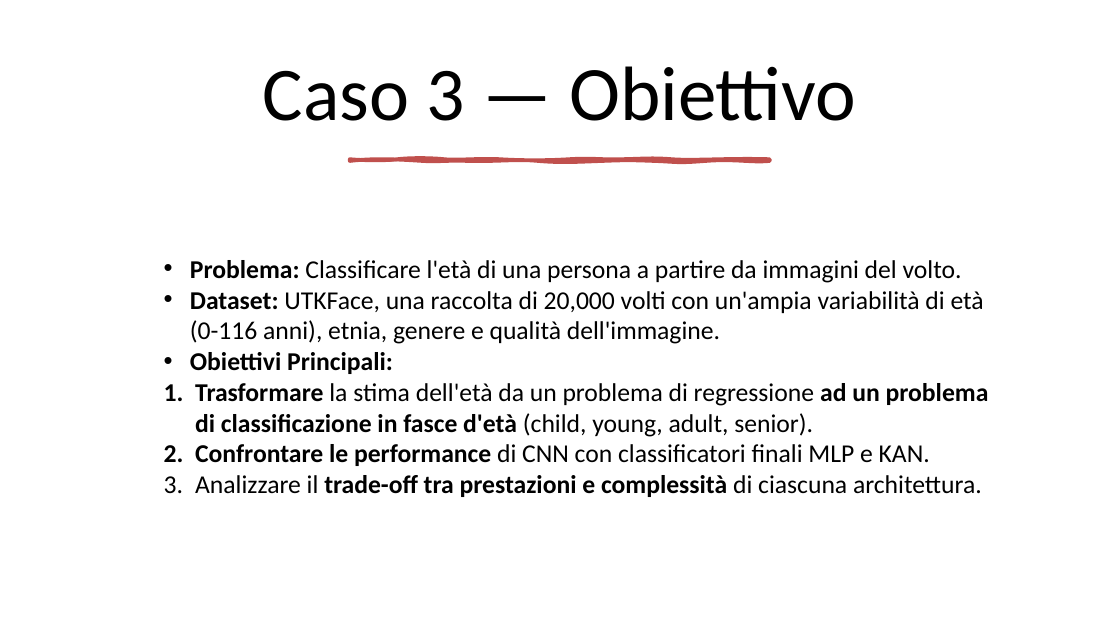
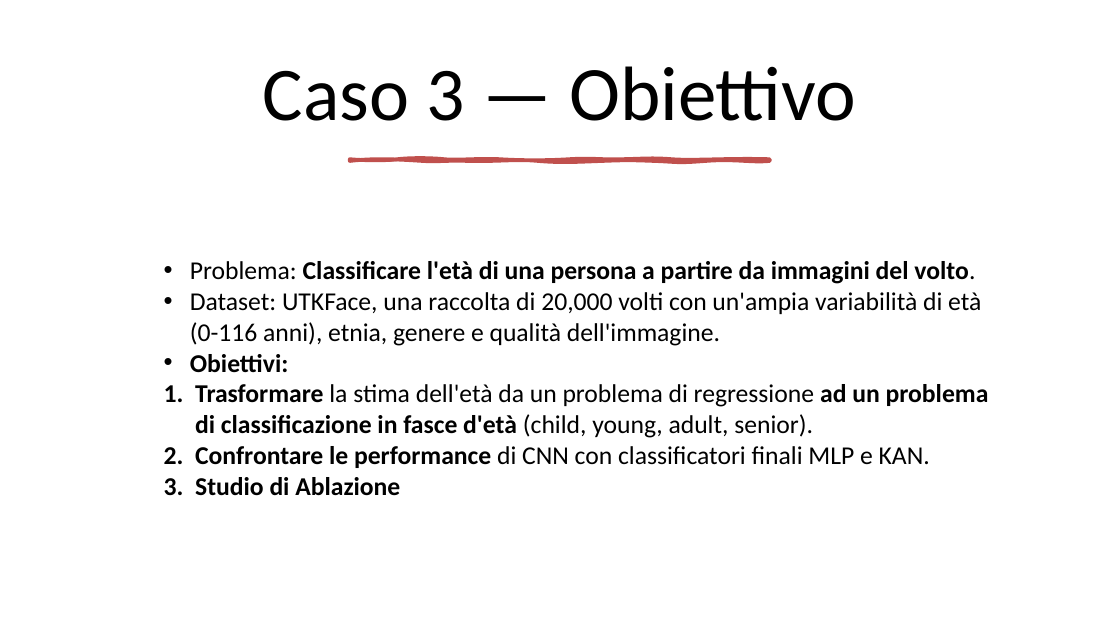
Before and after one commit to mtomas03/Thesis_Paper, a slide deck: slide 19 of Presentation.pptx (slide 23 before the commit). Drawn at 1120x630 pixels with LibreOffice and Linux fonts; fonts in the diff are those of the drawing. Boxes give left, top, right and bottom in pixels: in the first picture for what was removed or moved away, otherwise in the second. Text is boxed around its words. In the diff, an @@ line names an element or a change of style, - is before the commit and + after.

```diff
--- a/Presentation.pptx
+++ b/Presentation.pptx
@@ text at bbox=[190, 261, 981, 346]: bold off in "Problema:", "Dataset:"; bold on in "Classificare l'età di una persona a partire ..." @@
@@ text at bbox=[190, 354, 288, 373]: text changed @@
-• Obiettivi Principali:
+• Obiettivi:
@@ text at bbox=[195, 477, 400, 496]: text changed; bold on @@
-3. Analizzare il trade-off tra prestazioni e complessità di ciascuna architettura.
+3. Studio di Ablazione
```
Also in this commit, not shown: 16 other slides changed, 4 slides removed, 1 other file.
